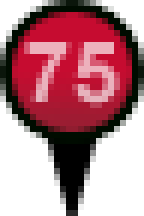
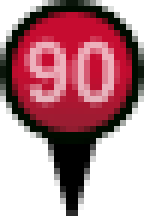
Before/after of a 144 x 216 layered artwork. What changed in the layer stack:
painted on "• 6" over <box>24,36,120,108</box>
